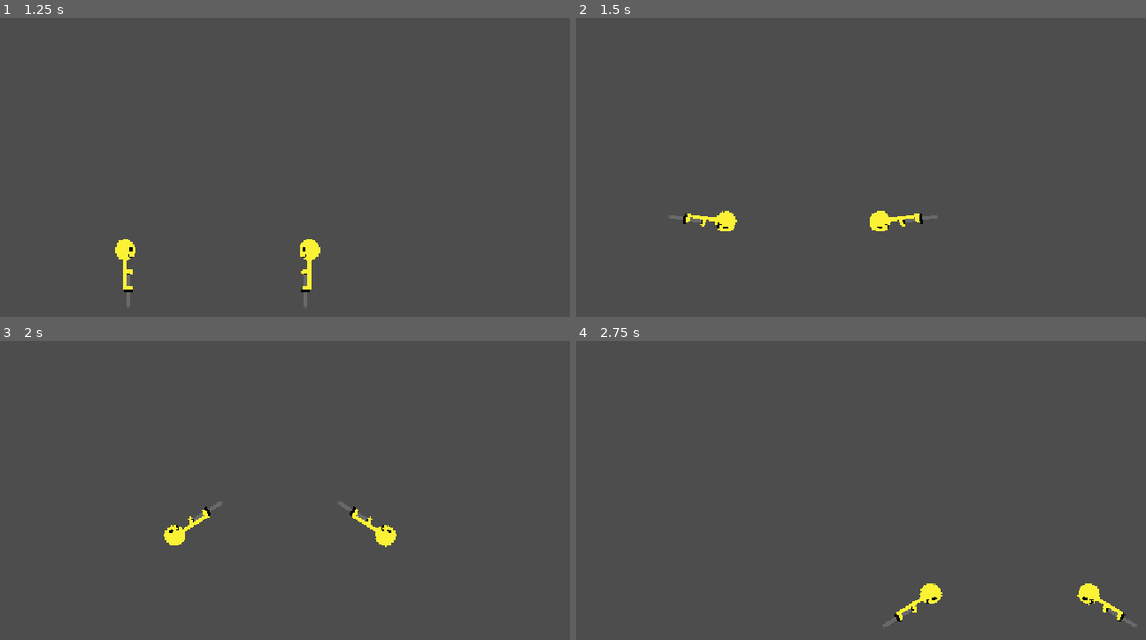
Above: before the commit, frames 1-4 (two rows, left to right).
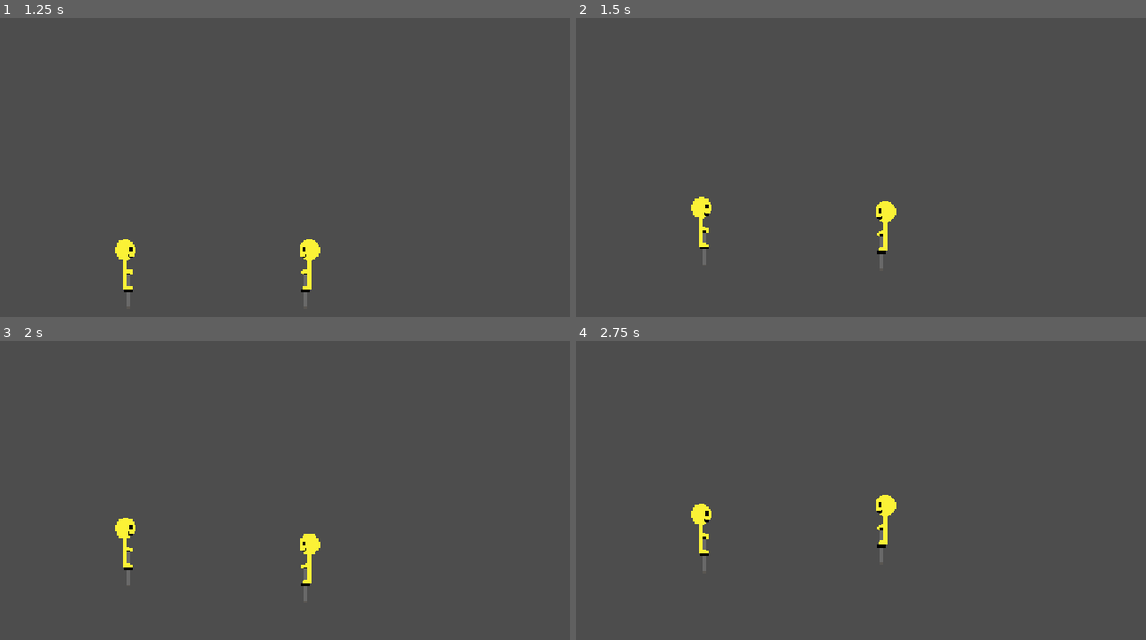
Above: after the commit, the same moments.

Repository: SalC124/pogo
Game: Godot game, scene res://scenes/core/main.tscn
The game is run twice, just before and just after one commit, with the same random seed, the same clock (stepped at 60 frames per second) and the same inputs.
Inputs:
- Up to frame 1 (1.25 s): click "start, clank-bot" at 0.5 s
- Up to frame 2 (1.5 s): tap Enter (ui_accept) at 1.25 s; hold Right (ui_right) from 1.28 s (still down); hold W (p1_charge, bound only after the commit) from 1.28 s (still down)
- Up to frame 3 (2 s): keep holding Right (ui_right); keep holding W (p1_charge, bound only after the commit); tap Enter (ui_accept) at 1.52, 1.82 s; tap Up (p2_charge, bound only after the commit) at 1.55 s
- Up to frame 4 (2.75 s): keep holding Right (ui_right); release W (p1_charge, bound only after the commit) at 2.03 s; tap Up (p2_charge, bound only after the commit) at 2.1 s; tap Enter (ui_accept) at 2.27, 2.3, 2.57 s

Frame 1 is identical in both runs. In frame 2, 1.2% of the frame differs, in the area x 16-64%, y 59-84%; in frame 3, 1.4%; in frame 4, 1.5%, in the area x 20-99%, y 51-96%.

Commit message:
septerated pogpers. please help. losing blud, kill bob. bazinga

Diff:
--- a/project.godot
+++ b/project.godot
@@ -20,6 +20,39 @@
 window/stretch/mode="canvas_items"
 window/stretch/aspect="expand"
 
+[input]
+
+p1_left={
+"deadzone": 0.2,
+"events": [Object(InputEventKey,"resource_local_to_scene":false,"resource_name":"","device":16,"window_id":0,"alt_pressed":false,"shift_pressed":false,"ctrl_pressed":false,"meta_pressed":false,"pressed":false,"keycode":0,"physical_keycode":65,"key_label":0,"unicode":0,"location":0,"echo":false,"script":null)
+]
+}
+p1_right={
+"deadzone": 0.2,
+"events": [Object(InputEventKey,"resource_local_to_scene":false,"resource_name":"","device":16,"window_id":0,"alt_pressed":false,"shift_pressed":false,"ctrl_pressed":false,"meta_pressed":false,"pressed":false,"keycode":0,"physical_keycode":68,"key_label":0,"unicode":0,"location":0,"echo":false,"script":null)
+]
+}
+p1_charge={
+"deadzone": 0.2,
+"events": [Object(InputEventKey,"resource_local_to_scene":false,"resource_name":"","device":16,"window_id":0,"alt_pressed":false,"shift_pressed":false,"ctrl_pressed":false,"meta_pressed":false,"pressed":false,"keycode":0,"physical_keycode":87,"key_label":0,"unicode":0,"location":0,"echo":false,"script":null)
+]
+}
+p2_left={
+"deadzone": 0.2,
+"events": [Object(InputEventKey,"resource_local_to_scene":false,"resource_name":"","device":16,"window_id":0,"alt_pressed":false,"shift_pressed":false,"ctrl_pressed":false,"meta_pressed":false,"pressed":false,"keycode":0,"physical_keycode":4194319,"key_label":0,"unicode":0,"location":0,"echo":false,"script":null)
+]
+}
+p2_right={
+"deadzone": 0.2,
+"events": [Object(InputEventKey,"resource_local_to_scene":false,"resource_name":"","device":-1,"window_id":0,"alt_pressed":false,"shift_pressed":false,"ctrl_pressed":false,"meta_pressed":false,"pressed":false,"keycode":0,"physical_keycode":4194321,"key_label":0,"unicode":0,"location":0,"echo":false,"script":null)
+]
+}
+p2_charge={
+"deadzone": 0.2,
+"events": [Object(InputEventKey,"resource_local_to_scene":false,"resource_name":"","device":-1,"window_id":0,"alt_pressed":false,"shift_pressed":false,"ctrl_pressed":false,"meta_pressed":false,"pressed":false,"keycode":0,"physical_keycode":4194320,"key_label":0,"unicode":0,"location":0,"echo":false,"script":null)
+]
+}
+
 [physics]
 
 3d/physics_engine="Jolt Physics"
--- a/scripts/guy.gd
+++ b/scripts/guy.gd
@@ -12,11 +12,14 @@
 const BASE_BOUNCE: float = 500.0
 const MAX_BOUNCE_BONUS: float = 600.0
 
+var tilt: int = 0
+var charge: bool = false
+
 var ground_pivot_pos: Vector2 = Vector2.ZERO
 var was_on_floor: bool = false
 
 func _physics_process(delta: float) -> void:
-	var tilt_input := Input.get_axis("ui_left", "ui_right")
+	var tilt_input := tilt
 
 	if not is_on_floor():
 		if was_on_floor:
@@ -64,7 +67,7 @@
 			rotation += angular_velocity * delta
 			rotation = clamp(rotation, -max_ground_tilt, max_ground_tilt)
 
-			if Input.is_action_pressed("ui_accept"):
+			if charge:
 				jump_charge = min(jump_charge + delta, MAX_CHARGE_TIME)
 			elif Input.is_action_just_released("ui_accept") or (jump_charge > 0 and not Input.is_action_pressed("ui_accept")):
 				var charge_ratio = jump_charge / MAX_CHARGE_TIME
--- a/scripts/match_manager.gd
+++ b/scripts/match_manager.gd
@@ -12,15 +12,34 @@
 	$"../../MainMenu/PlayButton".connect("start_button_pressed", on_start_button_pressed)
 
 
+
 # Called every frame. 'delta' is the elapsed time since the previous frame.
 func _process(delta: float) -> void:
 	pass
 
 func _unhandled_input(event: InputEvent) -> void:
-	pass
+	if (game_started):
+		var p1_dir: int = 0
+		var p2_dir: int = 0
+
+		if (event.is_action_pressed("p1_left")):
+			p1_dir -= 1
+		if (event.is_action_pressed("p1_right")):
+			p1_dir += 1
+
+		if (event.is_action_pressed("p2_left")):
+			p2_dir += 1
+		if (event.is_action_pressed("p2_right")):
+			p2_dir -= 1
+
+
+		p1.get_child(0).tilt = p1_dir
+		p2.get_child(0).tilt = p2_dir
+
+		p1.get_child(0).charge = event.is_action_pressed("p1_charge")
+		p2.get_child(0).charge = event.is_action_pressed("p2_charge")
 
 func on_start_button_pressed() -> void:
-	print("PLEZSE (2)")
 	spawn_pogoers()
 
 	game_started = true
--- a/scripts/play_button.gd
+++ b/scripts/play_button.gd
@@ -6,4 +6,3 @@
 	start_button_pressed.emit()
 	disabled = true
 	visible = false
-	print("PLASDEF (1)")
